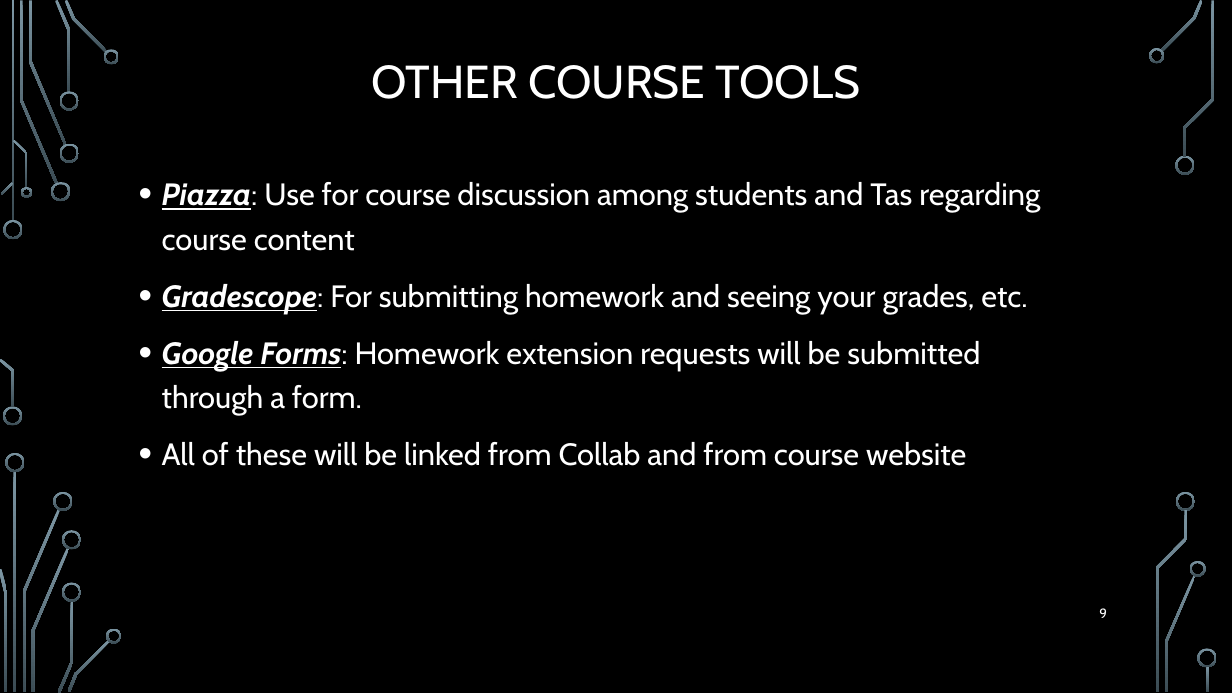
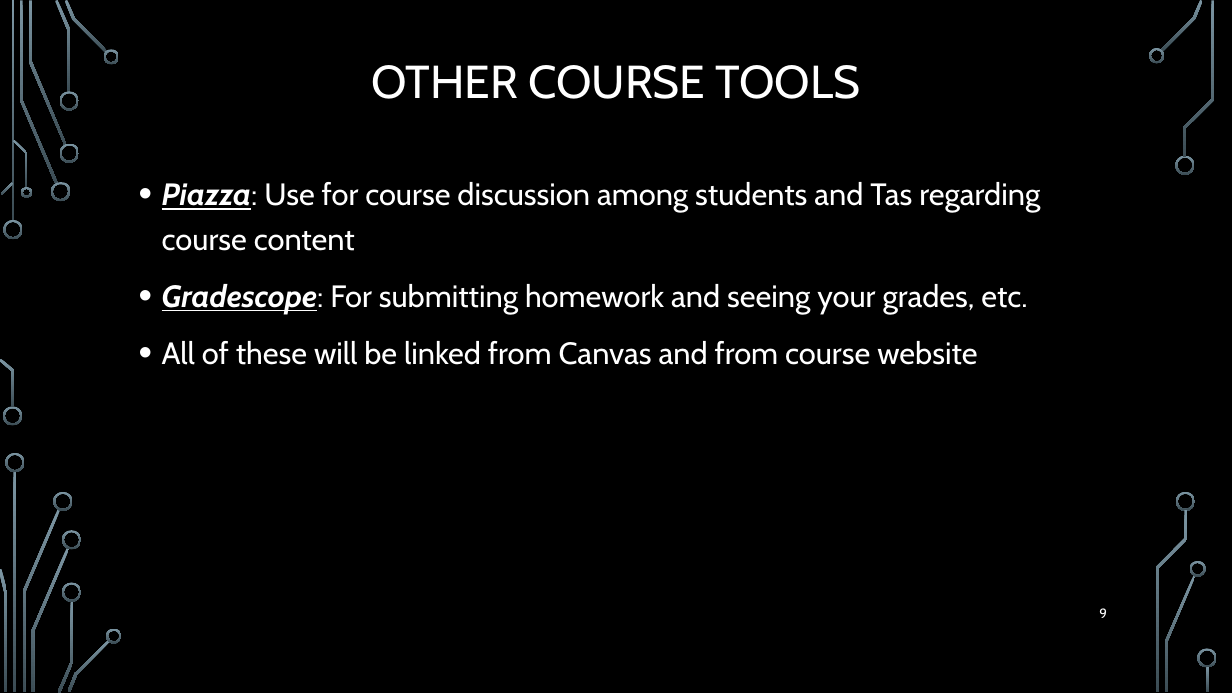
Before and after one commit to markfloryan/dmt2, a slide deck: slide 9 of slides/00-CourseIntroduction_summer.pptx. Drawn at 1232x693 pixels with LibreOffice and Linux fonts; fonts in the diff are those of the drawing; background and template pictures are left out. Boxes give left, top, right and bottom in pixels: in the first picture for what was removed or moved away, otherwise in the second. Text is boxed around its words. In the diff, an @@ line names an element or a change of style, - is before the commit and + after.

Commit message:
more summer course polish

```diff
--- a/slides/00-CourseIntroduction_summer.pptx
+++ b/slides/00-CourseIntroduction_summer.pptx
@@ text at (x1=162, y1=341, x2=977, y2=365): text changed @@
-• Google Forms: Homework extension requests will be submitted through a form.
-• All of these will be linked from Collab and from course website
+• All of these will be linked from Canvas and from course website
```
Also in this commit, not shown: 1 other slide changed, 14 other files.
